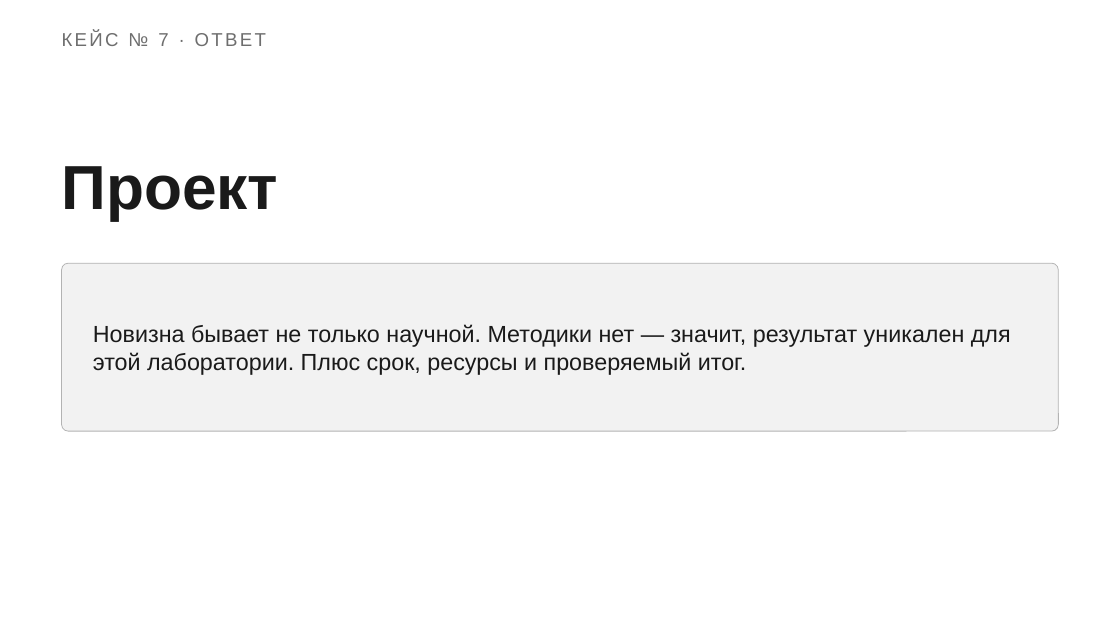
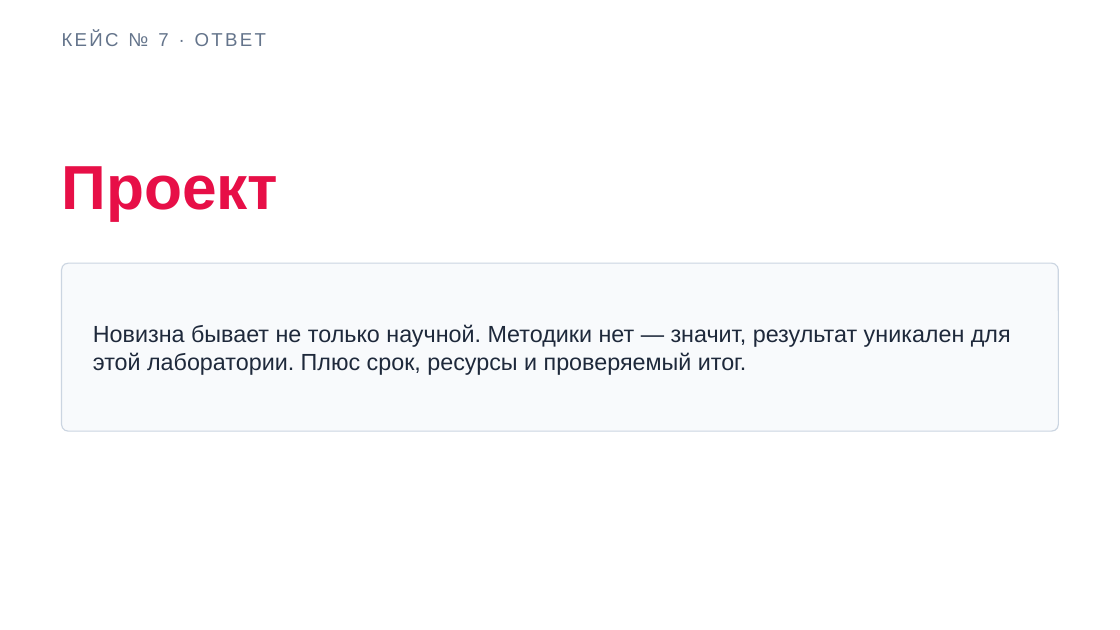
Before and after one commit to DimaMuhannad/OPD, a slide deck: slide 9 of shared/Nedelya_02_Slaydy.pptx. Drawn at 1120x630 pixels with LibreOffice and Linux fonts; fonts in the diff are those of the drawing. Boxes give left, top, right and bottom in pixels: in the first picture for what was removed or moved away, otherwise in the second. Text is boxed around its words. In the diff, an @@ line names an element or a change of style, - is before the commit and + after.

```diff
--- a/shared/Nedelya_02_Slaydy.pptx
+++ b/shared/Nedelya_02_Slaydy.pptx
@@ text "КЕЙС № 7 · ОТВЕТ" at (62,33,266,46): text colour #6E6E6E to #64748B @@
@@ text "Проект" at (62,166,279,220): text colour #1A1A1A to #E70F47 @@
@@ rounded rectangle at (62,263,1058,431): fill #F2F2F2 to #F8FAFC; outline #B3B3B3 0.5 pt to #CBD5E1 0.75 pt @@
@@ text "Новизна бывает не только научной. ..." at (93,324,1011,375): text colour #1A1A1A to #1E293B @@
```
Also in this commit, not shown: 12 other slides changed, 2 other files.
